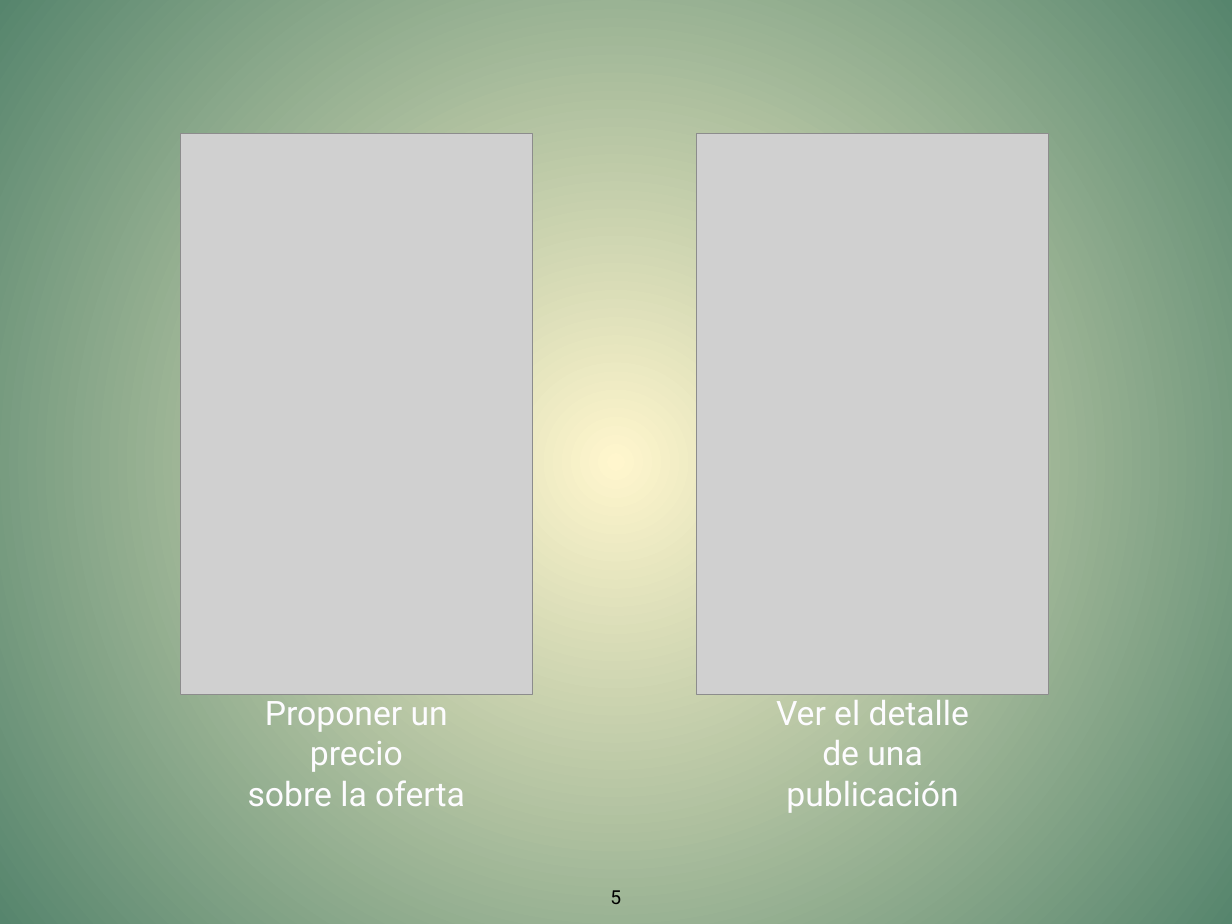
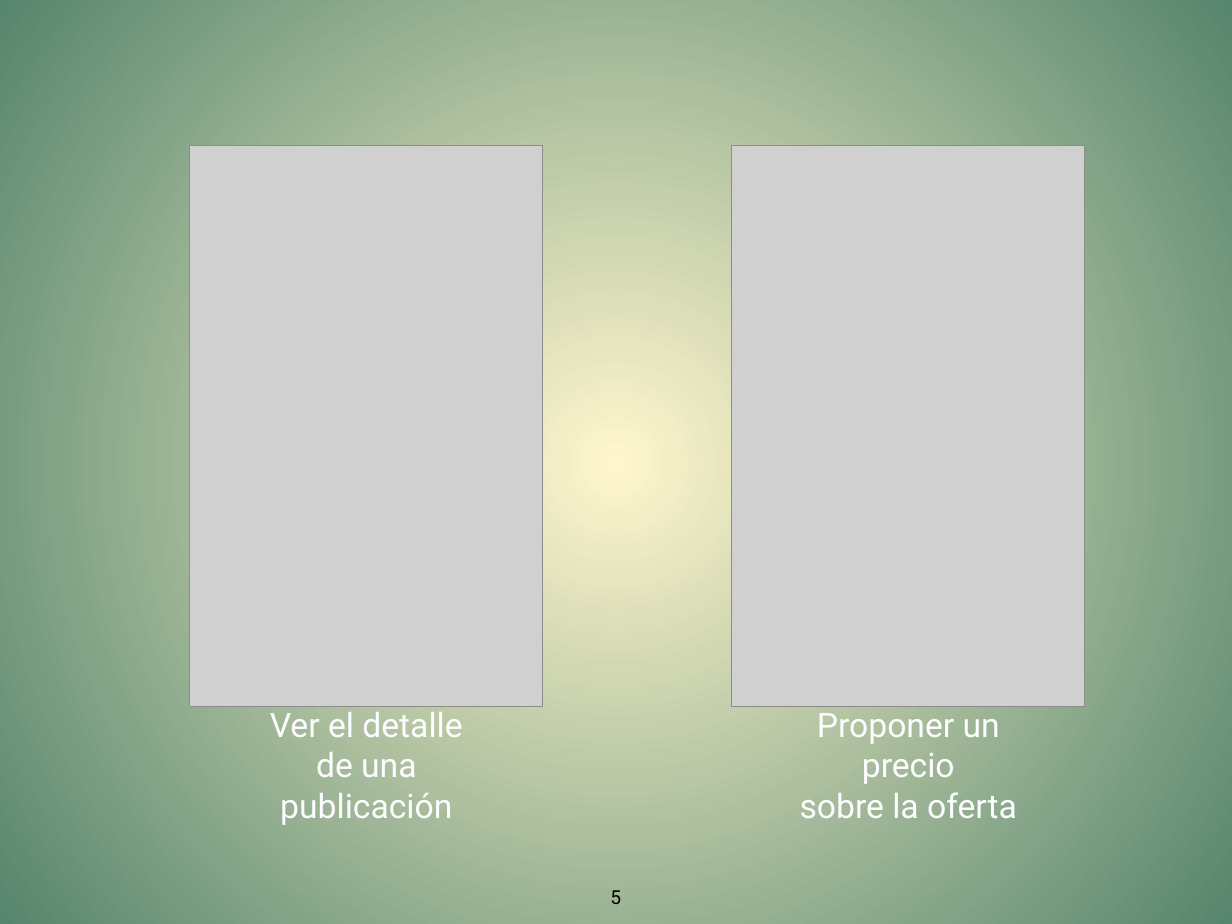
Before and after one commit to todeit02/GarageSale, a slide deck: slide 5 of Presentacion/PresentacionCMppt_2.pptx. Drawn at 1232x924 pixels with LibreOffice and Linux fonts; fonts in the diff are those of the drawing; grey boxes stand for pictures. Boxes give left, top, right and bottom in pixels: in the first picture for what was removed or moved away, otherwise in the second. Text is boxed around its words. In the diff, an @@ line names an element or a change of style, - is before the commit and + after.

```diff
--- a/Presentacion/PresentacionCMppt_2.pptx
+++ b/Presentacion/PresentacionCMppt_2.pptx
@@ picture: place and size @@
-picture at bbox=[697, 133, 1049, 695]
+picture at bbox=[190, 146, 542, 707]
@@ picture: place and size @@
-picture at bbox=[180, 133, 533, 695]
+picture at bbox=[732, 146, 1085, 707]
@@ text "Ver el detalle": place and size @@
-text "Ver el detalle" at bbox=[776, 694, 969, 813]
+text "Ver el detalle" at bbox=[270, 706, 462, 825]
@@ text "Proponer un precio": place and size @@
-text "Proponer un precio" at bbox=[248, 694, 465, 806]
+text "Proponer un precio" at bbox=[800, 706, 1017, 818]
```
Also in this commit, not shown: 9 other slides changed, 3 slides added.
